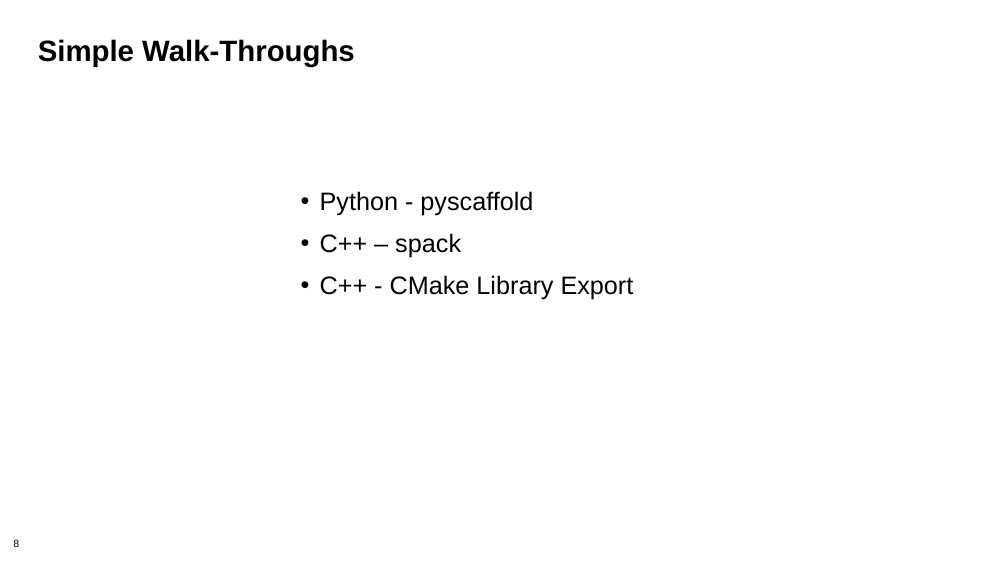
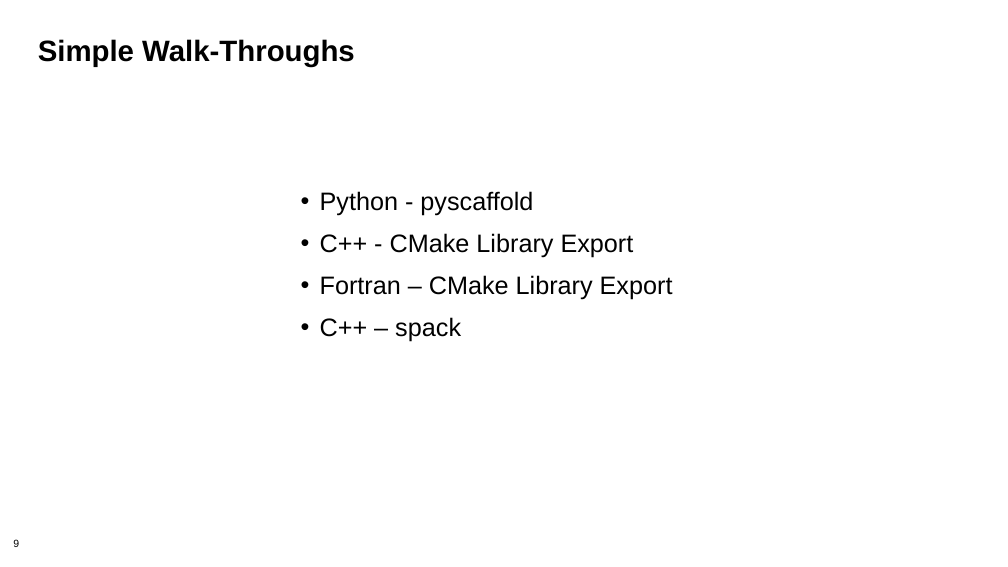
Before and after one commit to bssw-tutorial/presentations, a slide deck: slide 9 of packaging.pptx (slide 8 before the commit). Drawn at 1008x567 pixels with LibreOffice and Linux fonts; fonts in the diff are those of the drawing; background and template pictures are left out. Boxes give left, top, right and bottom in pixels: in the first picture for what was removed or moved away, otherwise in the second. Text is boxed around its words. In the diff, an @@ line names an element or a change of style, - is before the commit and + after.

```diff
--- a/packaging.pptx
+++ b/packaging.pptx
@@ text at [320,233,673,299]: paragraphs added @@
+• C++ - CMake Library Export
+• Fortran – CMake Library Export
@@ text at [320,275,634,299]: paragraph removed @@
-• C++ - CMake Library Export
```
Also in this commit, not shown: 28 other slides changed, 22 slides added.
